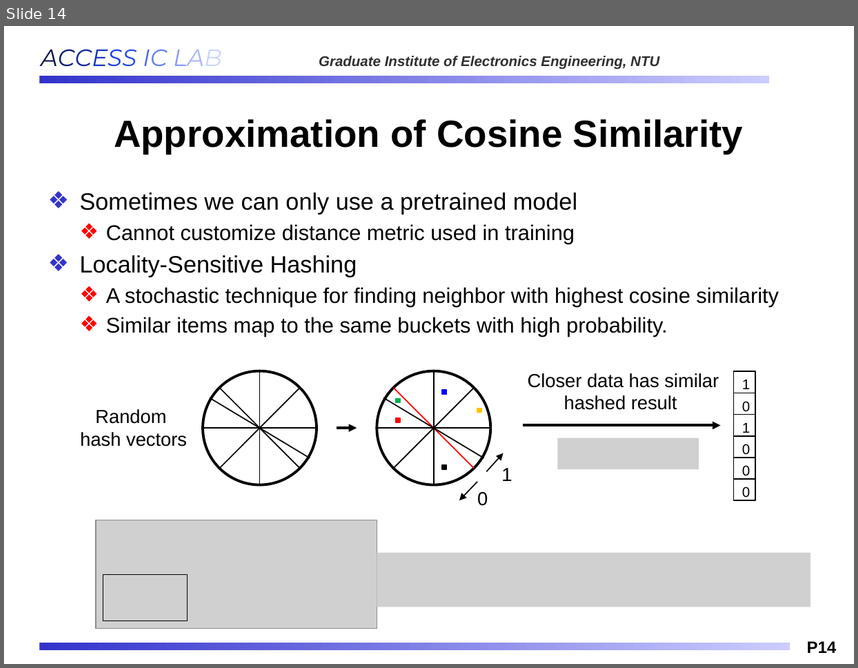
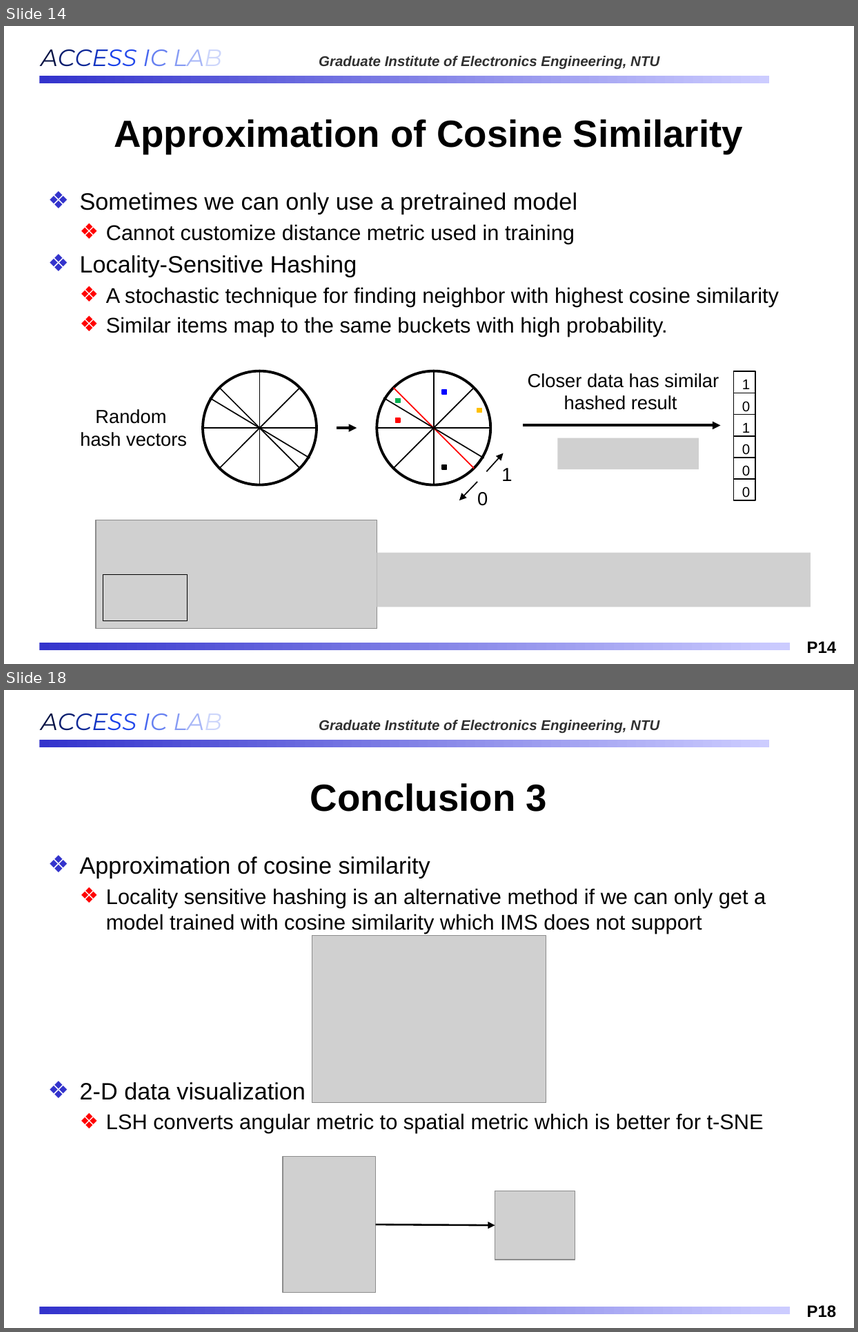
Before and after one commit to Oniontow/AndyWu_Project, a slide deck: b11901027_王仁軒.pptx. Shown one above the other, each under a label of ours: slide 14 before the commit, slides 14 and 18 after it; the slides between them are not shown. The pictures are 858x668 and 858x1332 pixels, drawn with LibreOffice and Linux fonts; fonts in the diff are those of the drawing; grey boxes stand for pictures; background and template pictures are left out. Boxes give left, top, right and bottom in pixels: in the first picture for what was removed or moved away, otherwise in the second. Text is boxed around its words. In the diff, an @@ line names an element or a change of style, - is before the commit and + after.

```diff
--- a/b11901027_王仁軒.pptx
+++ b/b11901027_王仁軒.pptx
@@ slide 18 added at box(4, 690, 854, 1328), background #FFFFFF; not listed: 4 template elements that a slide beside it also shows @@
@@ title added at box(310, 783, 547, 811), 32 pt, text #000000, bold @@
+Conclusion 3
@@ text added at box(80, 856, 766, 1133), 18 pt, text #000000 @@
+❖ Approximation of cosine similarity
+  ❖ Locality sensitive hashing is an alternative method if we can only get a model trained with cosine similarity which IMS does not support
+❖ 2-D data visualization
+  ❖ LSH converts angular metric to spatial metric which is better for t-SNE
@@ picture added at box(312, 935, 546, 1103) @@
@@ picture added at box(283, 1156, 375, 1292) @@
@@ picture added at box(495, 1191, 575, 1259) @@
@@ arrow added from (375, 1224) to (495, 1225), #000000 1.5 pt @@
```
Also in this commit, not shown: 3 slides changed, 1 other slide added, 1 slide removed, 2 other files.
